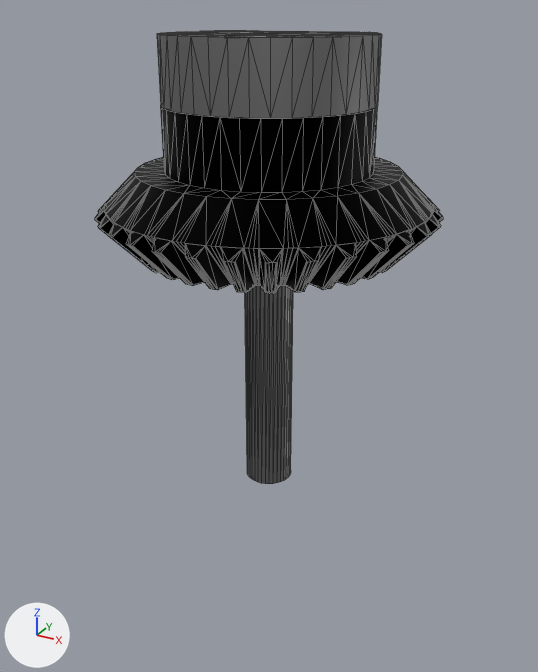
What one commit did to the COLLADA model dorna_lab/static/assets/robot/2s-5.dae.
Both versions are drawn from a camera (50 mm lens) standing at (0.0556, -0.1011, 0.0416) and looking at (-0.0015, 0.0028, -0.0103). Arrows for +X, +Y and +Z are at lower left; the lights stay in place. Mesh edges are drawn as thin lines. Where no turn or scale is listed for an object, it has been applied to the vertices. Vertices at the same position are counted once.

The scene before the commit, as lines of its bpy script (objects in view):
```python
me_bevel_top_v3 = bpy.data.meshes.new('Bevel_top v3')
me_bevel_top_v3.from_pydata(...)  # 1433 vertices, 2882 faces; spans x -0.0267..0.0267, y -0.0267..0.0267, z -0.0112..0.0112
me_bevel_top_v3.materials.append(mat_plastic_dark_004)  # black #000000
me_central_shaft = bpy.data.meshes.new('central_shaft')
me_central_shaft.from_pydata(...)  # 966 vertices, 1964 faces; spans x -0.016..0.016, y -0.016..0.0126, z -0.0647..0.0097
me_central_shaft.materials.append(mat_aluminum_light)  # grey #8d8d8d
ob_bevel_top_v3_2 = bpy.data.objects.new('Bevel_top v3:2', me_bevel_top_v3)
ob_bevel_top_v3_2.location = (0.0, 0.0, 0.0175)
ob_central_shaft_2 = bpy.data.objects.new('central_shaft:2', me_central_shaft)
ob_central_shaft_2.location = (0.0, 0.0, 0.0287)
```
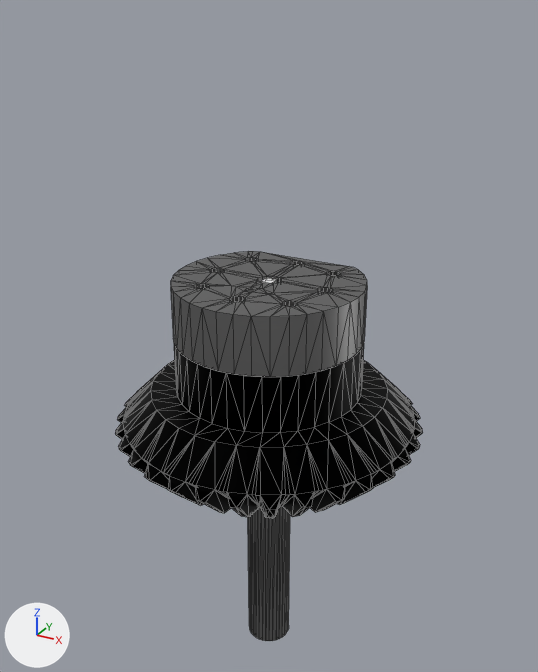
Pixel boxes [x1, y1, x2, y2] of what changed, in the pictures (538 x 672 px):
'Bevel_top v3:2', reshaped, moved
    before: [95, 105, 443, 293]
    after: [115, 338, 423, 518]
'central_shaft:2', reshaped, moved (13% narrower, 14% shorter)
    before: [157, 30, 382, 484]
    after: [171, 251, 367, 641]
part 1 of me_bevel_top_v3, deleted
    before: [95, 111, 443, 293]
part 2 of me_central_shaft, deleted (black)
    before: [163, 30, 381, 37]

Edits to the bpy script that builds the scene:
```text
Change me_bevel_top_v3:
    used by ob_bevel_top_v3_2; location = (0.0, 0.0, 0.0175)
    remove me_bevel_top_v3.from_pydata(...)  # 1433 vertices, 2882 faces; spans x -0.0267..0.0267, y -0.0267..0.0267, z -0.0112..0.0112
    add me_bevel_top_v3.from_pydata(...)  # 853 vertices, 1599 faces; spans x -0.0267..0.0267, y -0.0267..0.0267, z -0.0112..0.0112
    me_bevel_top_v3 part 1: 580 vertices removed from x -0.0267..0.0267, y -0.0267..0.0267, z -0.0112..0.0112
Change me_central_shaft:
    used by ob_central_shaft_2; location = (0.0, 0.0, 0.0287)
    remove me_central_shaft.from_pydata(...)  # 966 vertices, 1964 faces; spans x -0.016..0.016, y -0.016..0.0126, z -0.0647..0.0097
    add me_central_shaft.from_pydata(...)  # 421 vertices, 874 faces; spans x -0.016..0.016, y -0.016..0.0126, z -0.0647..0.0097
    me_central_shaft part 2: 545 vertices removed from x -0.0113..0.0113, y -0.0113..0.0126, z -0.0647..0.0097
Change ob_bevel_top_v3_2:
    ob_bevel_top_v3_2.location: (0.0, 0.0, 0.0175) -> (0.0, 0.0, -0.0198)
Change ob_central_shaft_2:
    ob_central_shaft_2.location: (0.0, 0.0, 0.0287) -> (0.0, 0.0, -0.0086)
```
